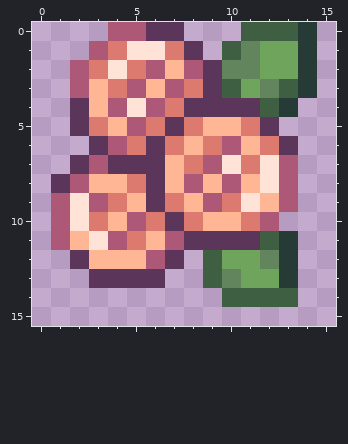
One commit to this pixel-art sprite: Items/Plants/ForestBerry.png. The picture above is the old version.
The file is 32x32 pixels, drawn in blocks of 2x2; one block is one cell here.
After:
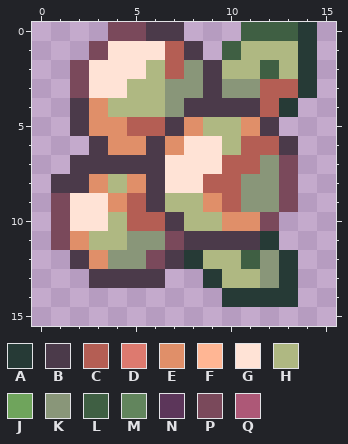
Palette (. is transparent): A #263a36  B #4b3a4a  C #b45e54  D #dd7a6f  E #e08f69  F #ffb694  G #ffe3d6  H #afb882  J #6fa45c  K #899679  L #3f5f43  M #62855d  N #5c365a  P #7a495b  Q #ad5877
The exact change:
Changed rows in their new state; - is an unchanged pixel.
first column x 1:
 0 ---PPBB------
 1 --PG--CB--HHH
 2 -PG-GHCKBHHLH
 3 -PGGHHKKBKKCC
 4 -BEHHHKBBBBC-
 5 -BEECCBEHHEB-
 6 --BEEBEGGHCCB
 7 -BBBBBGGGCCKP
 8 BBEHEBGGCCKKP
 9 P-GECBHHECKKP
10 P-GHCCBHHEEP-
11 PEHHKKPBBBBA.
12 -BEKKPBAHHLK-
13 --BBBB--AHHK-
14 ---------AAAA
